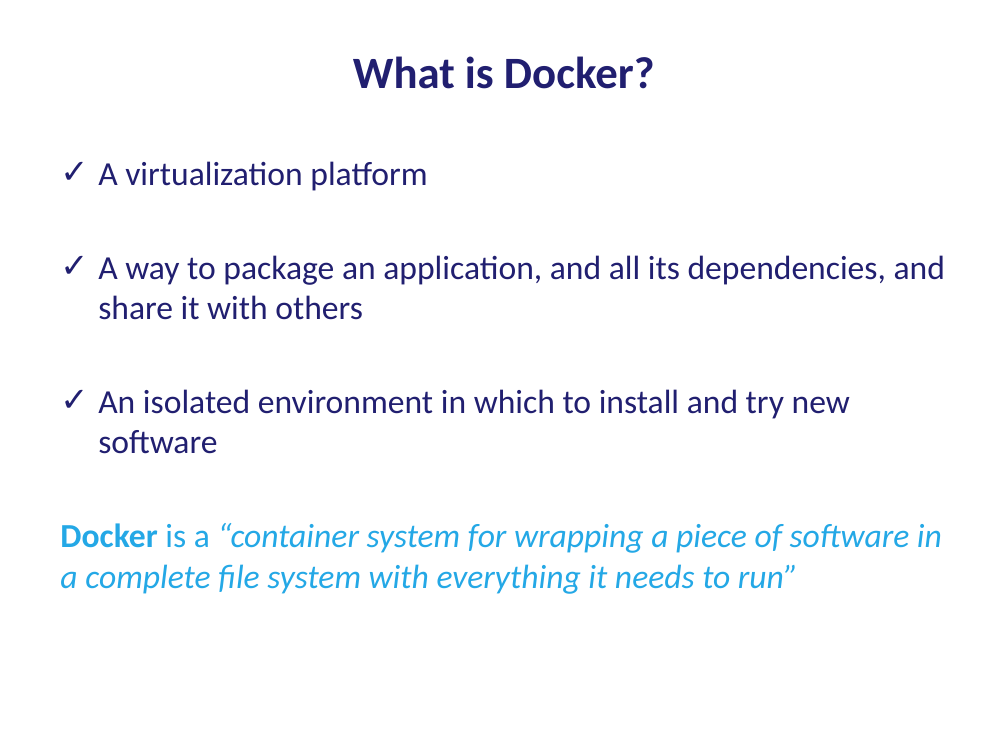
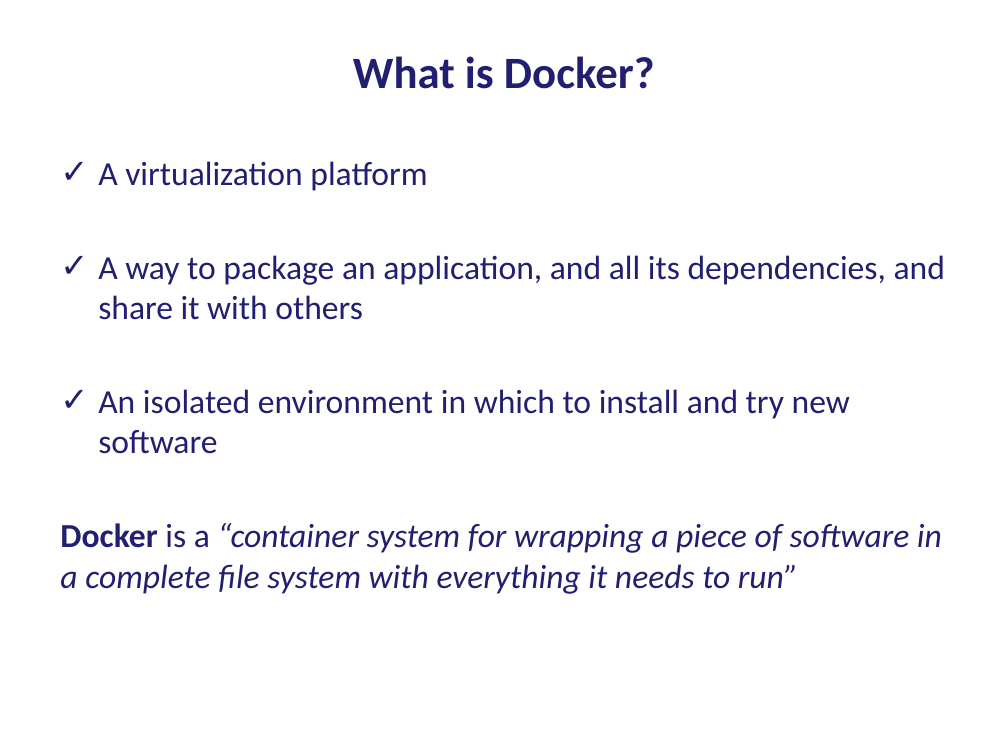
Before and after one commit to bioinformatics-core-shared-training/docker-4-bioinformatics, a slide deck: slide 2 of IntroductionToDocker.pptx. Drawn at 1008x756 pixels with LibreOffice and Linux fonts; fonts in the diff are those of the drawing. Boxes give left, top, right and bottom in pixels: in the first picture for what was removed or moved away, otherwise in the second. Text is boxed around its words. In the diff, an @@ line names an element or a change of style, - is before the commit and + after.

Commit message:
Added slides showing some basic docker commands and how to build an image

```diff
--- a/IntroductionToDocker.pptx
+++ b/IntroductionToDocker.pptx
@@ text at (60,523,942,594): text colour #24A8E6 to #211F70 in "Docker is a “container system for wrapping ..." @@
```
Also in this commit, not shown: 8 other slides changed, 2 slides added.
